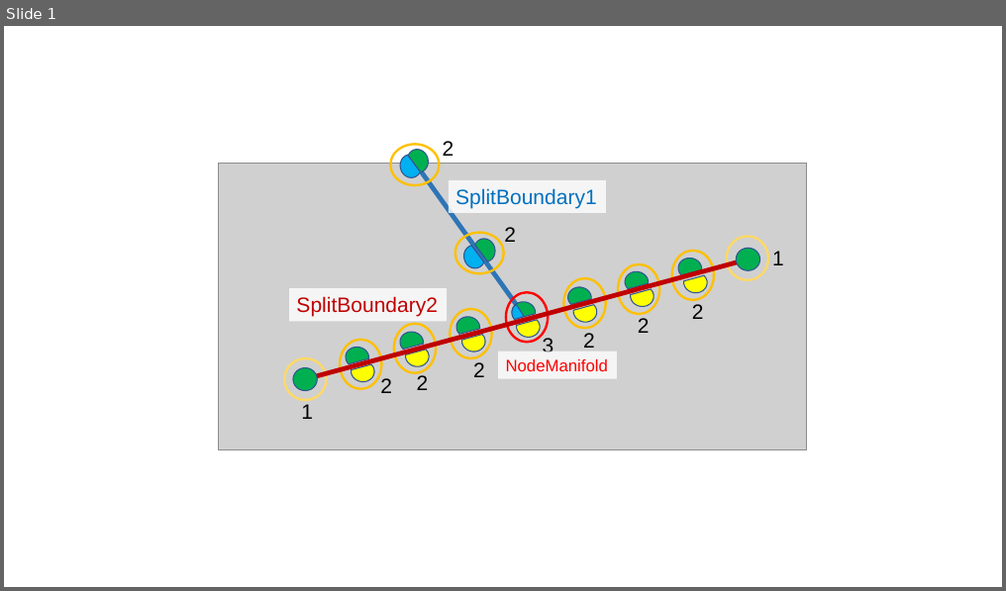
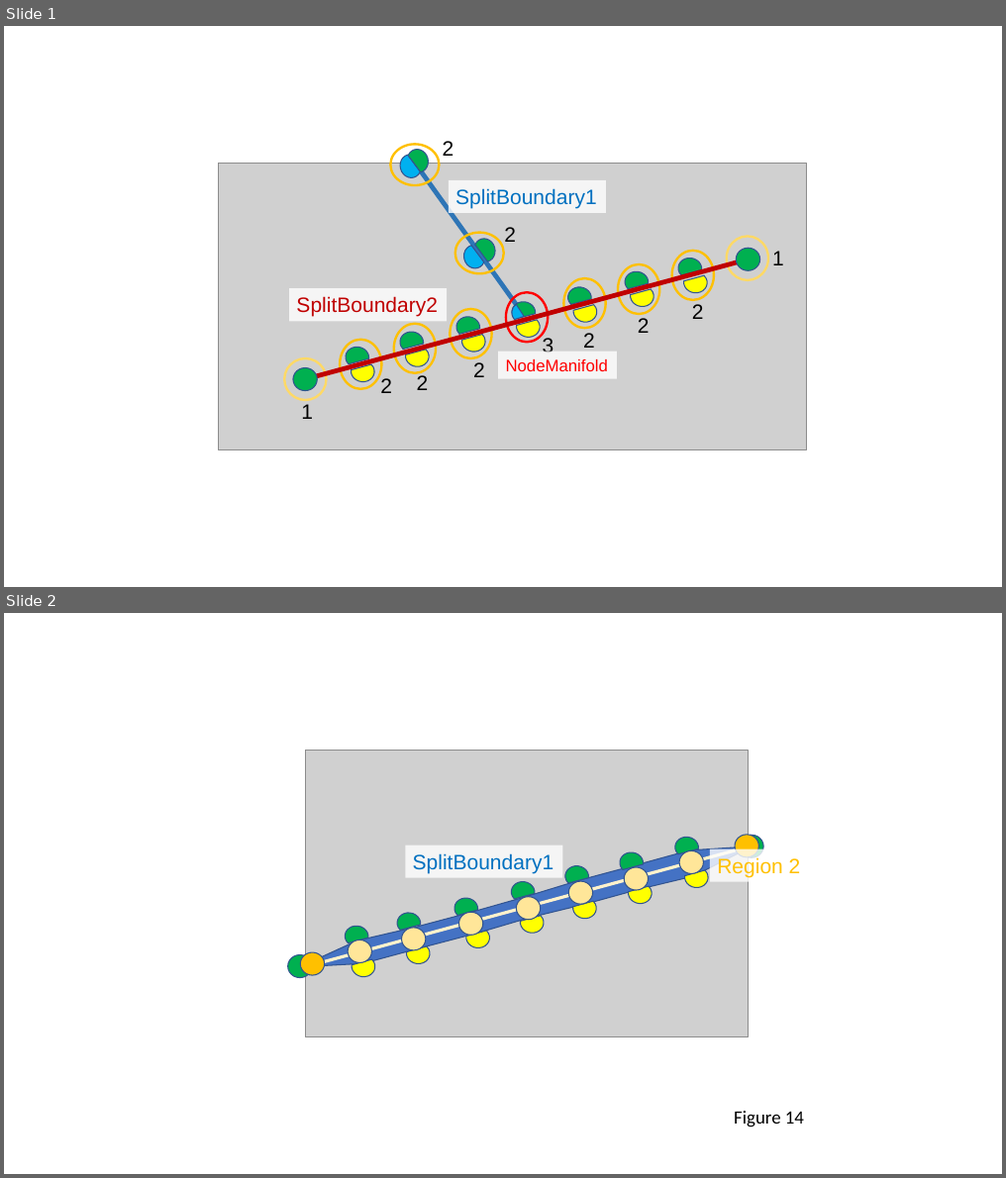
Before and after one commit to openCSMP/openCSMP, a slide deck: doc/figures/SplitBoundaryUG_fig12.pptx. Shown one above the other, each under a label of ours: slide 1 before the commit, slides 1 and 2 after it. The pictures are 1006x591 and 1006x1178 pixels, drawn with LibreOffice and Linux fonts; fonts in the diff are those of the drawing; grey boxes stand for pictures. Boxes give left, top, right and bottom in pixels: in the first picture for what was removed or moved away, otherwise in the second. Text is boxed around its words. In the diff, an @@ line names an element or a change of style, - is before the commit and + after.

```diff
--- a/doc/figures/SplitBoundaryUG_fig12.pptx
+++ b/doc/figures/SplitBoundaryUG_fig12.pptx
@@ slide 2 added at (4, 613, 1002, 1174), background #FFFFFF @@
@@ picture added at (305, 750, 748, 1037) @@
@@ freeform shape added at (300, 847, 752, 967), fill #4472C4, outline #325491 1 pt @@
@@ line added from (312, 965) to (740, 850), #FFF2CC 3 pt @@
@@ rectangle added at (405, 845, 563, 878), fill #FFFFFF at 80% opacity, 20 pt, text #0070C0 @@
+SplitBoundary1
@@ chord (boxed as its full ellipse) added at (674, 836, 700, 860), fill #00B050, outline #325491 1 pt @@
@@ rectangle added at (710, 850, 810, 882), fill #FFFFFF at 80% opacity, 20 pt, text #FFC000 @@
+Region 2
@@ ellipse added at (735, 835, 758, 858), fill #FFC000, outline #325491 1 pt @@
@@ ellipse added at (740, 836, 764, 859), fill #00B050, outline #325491 1 pt @@
@@ chord (boxed as its full ellipse) added at (564, 865, 589, 888), fill #00B050, outline #325491 1 pt @@
@@ chord (boxed as its full ellipse) added at (619, 851, 645, 874), fill #00B050, outline #325491 1 pt @@
@@ ellipse added at (624, 867, 648, 891), fill #FFE699, outline #325491 1 pt @@
@@ ellipse added at (679, 851, 703, 874), fill #FFE699, outline #325491 1 pt @@
@@ chord (boxed as its full ellipse) added at (684, 865, 709, 888), fill #FFFF00, outline #325491 1 pt @@
@@ chord (boxed as its full ellipse) added at (453, 896, 478, 920), fill #00B050, outline #325491 1 pt @@
@@ chord (boxed as its full ellipse) added at (510, 881, 536, 904), fill #00B050, outline #325491 1 pt @@
@@ ellipse added at (516, 897, 540, 920), fill #FFE699, outline #325491 1 pt @@
@@ ellipse added at (568, 881, 592, 905), fill #FFE699, outline #325491 1 pt @@
@@ chord (boxed as its full ellipse) added at (572, 896, 598, 920), fill #FFFF00, outline #325491 1 pt @@
@@ chord (boxed as its full ellipse) added at (628, 881, 653, 905), fill #FFFF00, outline #325491 1 pt @@
@@ chord (boxed as its full ellipse) added at (344, 925, 369, 949), fill #00B050, outline #325491 1 pt @@
@@ chord (boxed as its full ellipse) added at (396, 912, 422, 935), fill #00B050, outline #325491 1 pt @@
@@ ellipse added at (402, 928, 426, 951), fill #FFE699, outline #325491 1 pt @@
@@ ellipse added at (459, 912, 483, 936), fill #FFE699, outline #325491 1 pt @@
@@ chord (boxed as its full ellipse) added at (465, 926, 491, 950), fill #FFFF00, outline #325491 1 pt @@
@@ chord (boxed as its full ellipse) added at (519, 911, 545, 935), fill #FFFF00, outline #325491 1 pt @@
@@ ellipse added at (288, 956, 312, 978), fill #00B050, outline #325491 1 pt @@
@@ ellipse added at (300, 953, 325, 976), fill #FFC000, outline #325491 1 pt @@
@@ ellipse added at (348, 940, 371, 963), fill #FFE699, outline #325491 1 pt @@
@@ chord (boxed as its full ellipse) added at (350, 955, 376, 978), fill #FFFF00, outline #325491 1 pt @@
@@ chord (boxed as its full ellipse) added at (405, 942, 431, 965), fill #FFFF00, outline #325491 1 pt @@
@@ text added at (734, 1111, 804, 1128), 18 pt, text #000000 @@
+Figure 14
```
Also in this commit, not shown: 5 other files.
